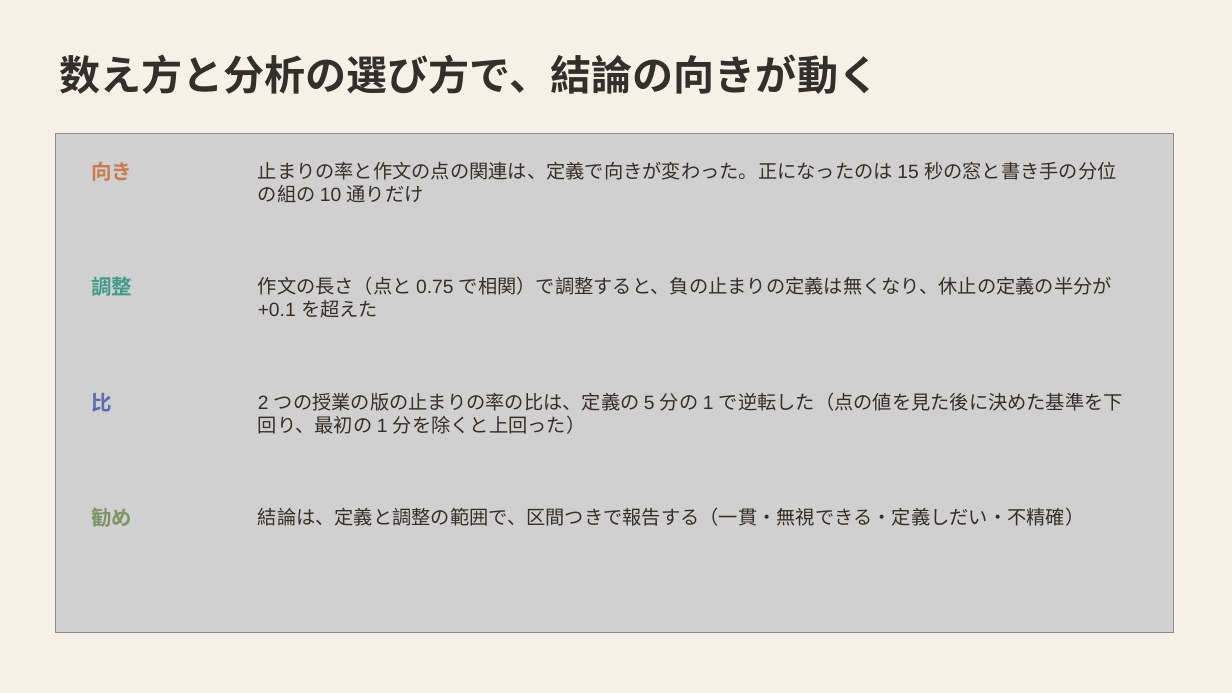
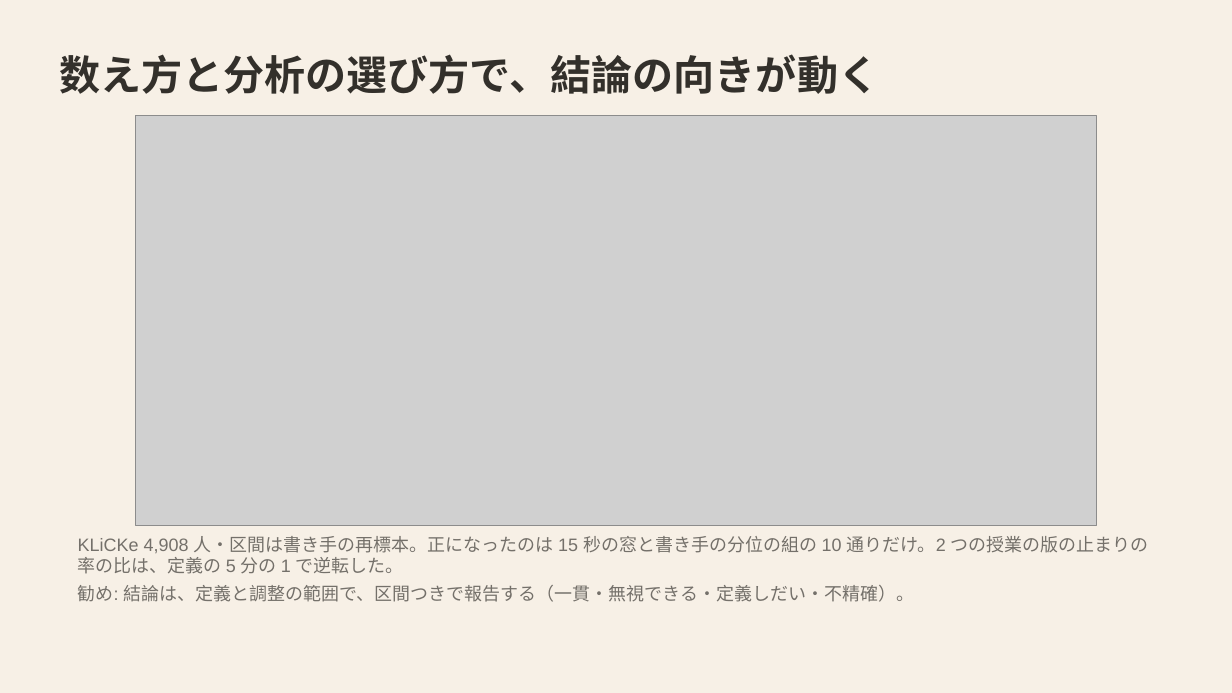
Before and after one commit to mikotomiura/GSE-prototype, a slide deck: slide 12 of docs/slides/project-overview/GSE_project_findings.pptx. Drawn at 1232x693 pixels with LibreOffice and Linux fonts; fonts in the diff are those of the drawing; grey boxes stand for pictures. Boxes give left, top, right and bottom in pixels: in the first picture for what was removed or moved away, otherwise in the second. Text is boxed around its words. In the diff, an @@ line names an element or a change of style, - is before the commit and + after.

```diff
--- a/docs/slides/project-overview/GSE_project_findings.pptx
+++ b/docs/slides/project-overview/GSE_project_findings.pptx
@@ picture: place and size @@
-picture at (55,134,1174,633)
+picture at (136,116,1097,526)
@@ text removed at (91,162,132,181) @@
-向き
@@ text removed at (258,161,1116,202) @@
-止まりの率と作文の点の関連は、定義で向きが変わった。正になったのは 15 秒の窓と書き手の分位の組の 10 通りだけ
@@ text removed at (91,274,132,300) @@
-調整
@@ text removed at (258,276,1112,318) @@
-作文の長さ（点と 0.75 で相関）で調整すると、負の止まりの定義は無くなり、休止の定義の半分が +0.1 を超えた
@@ text removed at (91,393,112,412) @@
-比
@@ text removed at (258,392,1123,434) @@
-2 つの授業の版の止まりの率の比は、定義の 5 分の 1 で逆転した（点の値を見た後に決めた基準を下回り、最初の 1 分を除くと上回った）
@@ text removed at (91,507,132,527) @@
-勧め
@@ text at (78,536,1149,602): text changed; size 15 to 14 pt; text colour #33302B to #74706A @@
-結論は、定義と調整の範囲で、区間つきで報告する（一貫・無視できる・定義しだい・不精確）
+KLiCKe 4,908 人・区間は書き手の再標本。正になったのは 15 秒の窓と書き手の分位の組の 10 通りだけ。2 つの授業の版の止まりの率の比は、定義の 5 分の 1 で逆転した。
+勧め: 結論は、定義と調整の範囲で、区間つきで報告する（一貫・無視できる・定義しだい・不精確）。
```
Also in this commit, not shown: 10 other slides changed, 31 other files.
